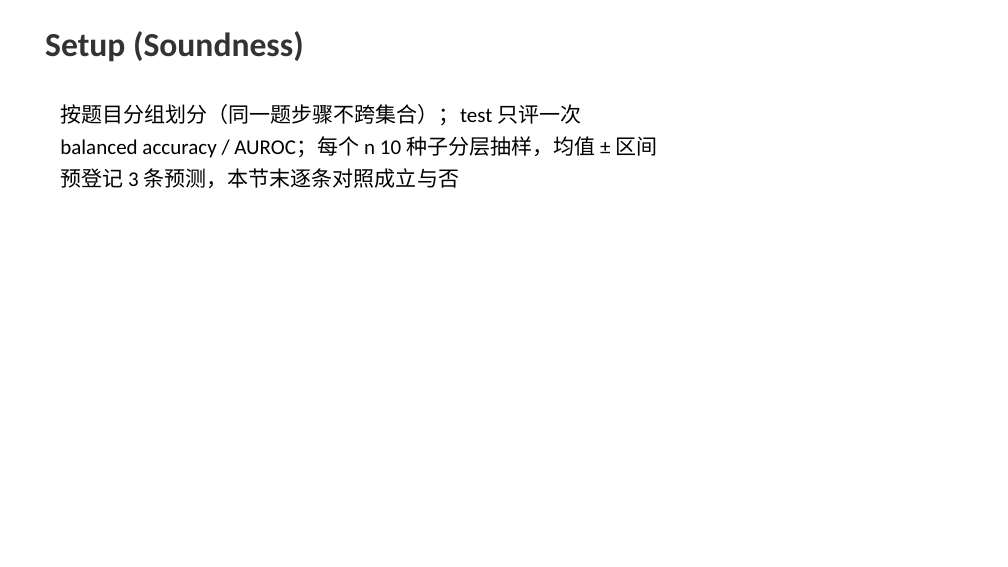
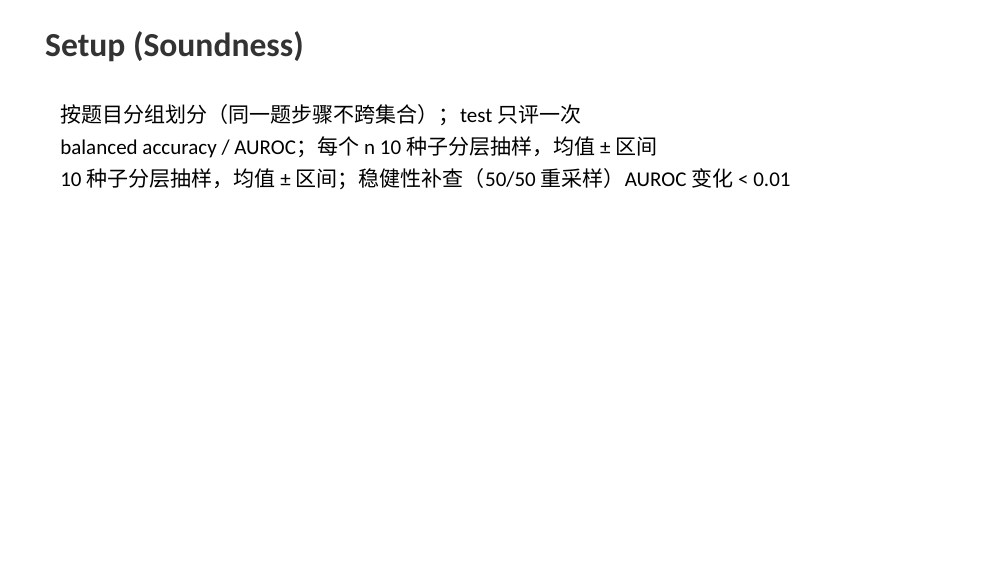
Before and after one commit to FauReam/text-monitor-436, a slide deck: slide 3 of slides/final.pptx. Drawn at 1008x567 pixels with LibreOffice and Linux fonts; fonts in the diff are those of the drawing. Boxes give left, top, right and bottom in pixels: in the first picture for what was removed or moved away, otherwise in the second. Text is boxed around its words. In the diff, an @@ line names an element or a change of style, - is before the commit and + after.

Commit message:
按得分点口径精简：移除全部预登记内容（非得分点）；one-pager 更新为 v2 最终结果（三轴完成：同分布 Δ 负、迁移 +0.020、扰动 ≤0.007）

```diff
--- a/slides/final.pptx
+++ b/slides/final.pptx
@@ text at (x1=60, y1=168, x2=790, y2=189): text changed @@
-预登记 3 条预测，本节末逐条对照成立与否
+10 种子分层抽样，均值 ± 区间；稳健性补查（50/50 重采样）AUROC 变化 < 0.01
```
Also in this commit, not shown: 3 other slides changed, 6 other files.
